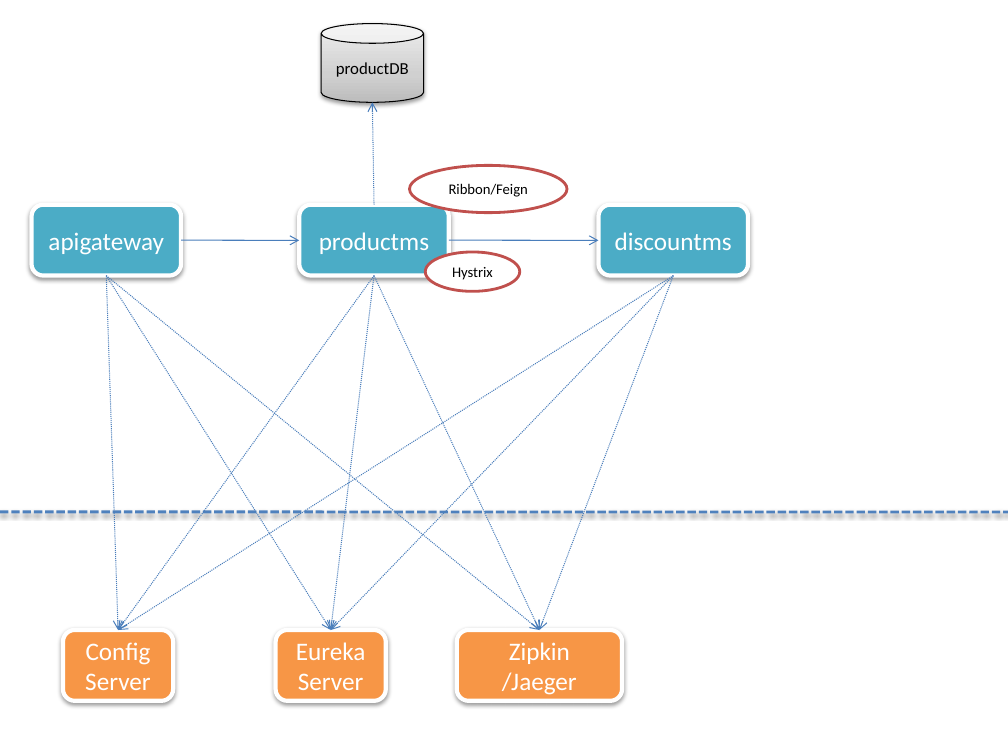
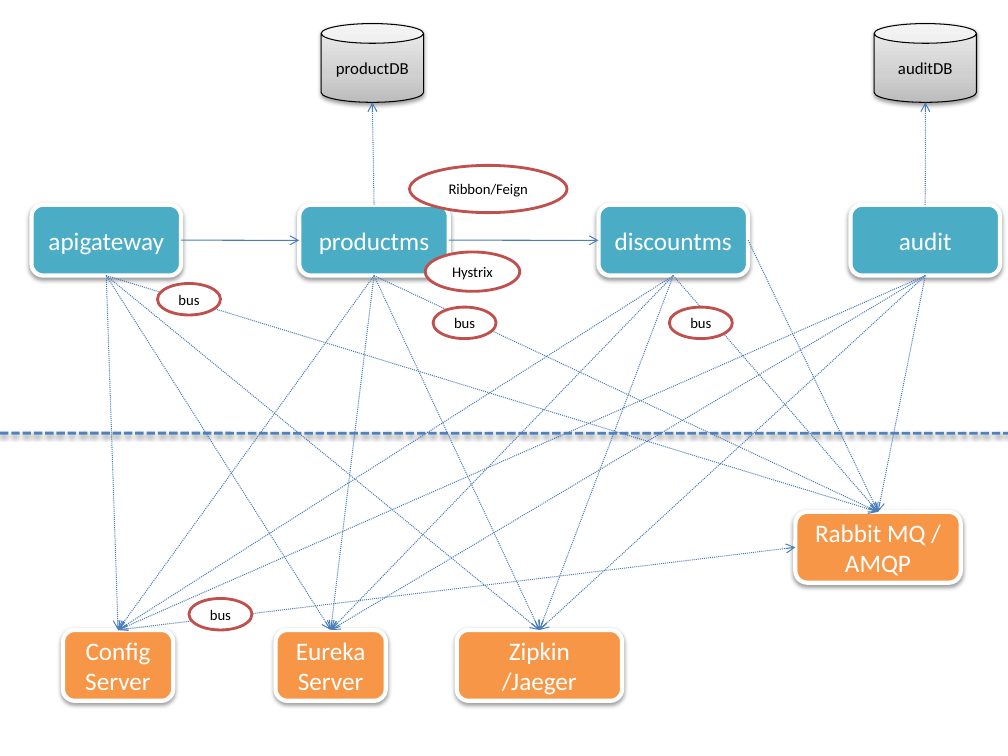
Before and after one commit to kapilraina/kolkata2020labs, a slide deck: slide 1 of Lab-Designs.pptx. Drawn at 1008x756 pixels with LibreOffice and Linux fonts; fonts in the diff are those of the drawing. Boxes give left, top, right and bottom in pixels: in the first picture for what was removed or moved away, otherwise in the second. Text is boxed around its words. In the diff, an @@ line names an element or a change of style, - is before the commit and + after.

```diff
--- a/Lab-Designs.pptx
+++ b/Lab-Designs.pptx
@@ cylinder added at (874, 23, 977, 102), fill gradient #BDBDBD to #D1D1D1 to #EEEEEE, outline #000000 0.75 pt, 12 pt, text #000000 @@
+auditDB
@@ arrow added from (925, 205) to (925, 103), #4B7EBC 0.75 pt dashed @@
@@ rounded rectangle added at (851, 205, 1000, 275), fill #4BACC6, outline #FFFFFF 3 pt, 18 pt, text #FFFFFF @@
+audit
@@ arrow added from (748, 240) to (878, 512), #4B7EBC 0.75 pt dashed @@
@@ arrow added from (106, 275) to (878, 512), #4B7EBC 0.75 pt dashed @@
@@ arrow added from (925, 275) to (118, 630), #4B7EBC 0.75 pt dashed @@
@@ ellipse added at (157, 283, 221, 314), fill #FFFFFF, outline #C0504D 2 pt, 10.5 pt, text #000000 @@
+bus
@@ arrow added from (925, 275) to (331, 630), #4B7EBC 0.75 pt dashed @@
@@ arrow added from (374, 275) to (878, 512), #4B7EBC 0.75 pt dashed @@
@@ arrow added from (925, 275) to (539, 630), #4B7EBC 0.75 pt dashed @@
@@ arrow added from (673, 275) to (878, 512), #4B7EBC 0.75 pt dashed @@
@@ arrow added from (925, 275) to (878, 512), #4B7EBC 0.75 pt dashed @@
@@ ellipse added at (433, 307, 497, 339), fill #FFFFFF, outline #C0504D 2 pt, 10.5 pt, text #000000 @@
+bus
@@ ellipse added at (669, 307, 733, 339), fill #FFFFFF, outline #C0504D 2 pt, 10.5 pt, text #000000 @@
+bus
@@ line moved from (0, 512) - (1008, 512) to (0, 433) - (1008, 433) @@
@@ rounded rectangle added at (795, 512, 961, 583), fill #F79646, outline #FFFFFF 3 pt, 18 pt, text #FFFFFF @@
+Rabbit MQ / AMQP
@@ arrow added from (118, 630) to (795, 547), #4B7EBC 0.75 pt dashed @@
@@ ellipse added at (188, 599, 252, 630), fill #FFFFFF, outline #C0504D 2 pt, 10.5 pt, text #000000 @@
+bus
```
Also in this commit, not shown: 1 other file.
